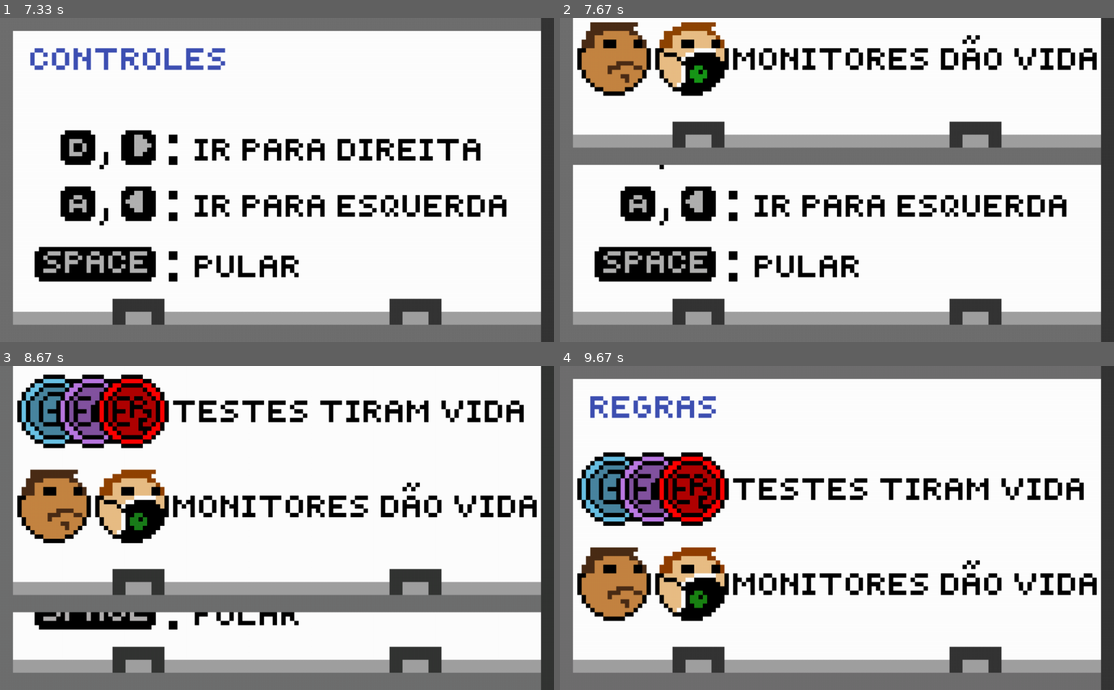
Above: before the commit, frames 1-4 (two rows, left to right).
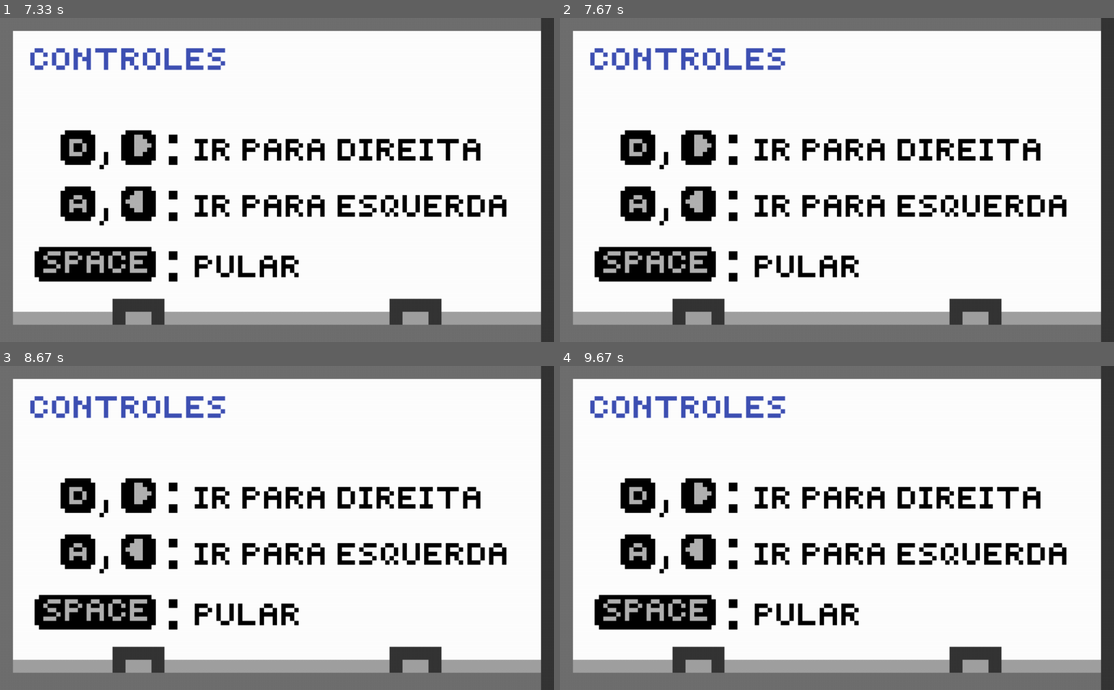
Above: after the commit, the same moments.

Repository: DeLucca990/Projeto_Final_Dsoft
Game: pygame game, started from jogo_pygame.py
Same seed, same stepped clock (60 frames per second), same inputs: the game is played once before the commit and once after it.
Inputs:
- Up to frame 1 (7.33 s): hold Esc 0.33-0.8 s
- Up to frame 2 (7.67 s): no input
- Up to frame 3 (8.67 s): no input
- Up to frame 4 (9.67 s): no input

Frame 1 is identical in both runs. In frame 2, 20% of the frame differs, in the area x 2-98%, y 0-46%; in frame 3, 32%, in the area x 2-98%, y 0-77%; in frame 4, 20%.

Commit message:
aumentando o tempo entre frames (tutorial)

Diff:
--- a/jogo_pygame.py
+++ b/jogo_pygame.py
@@ -103,14 +103,24 @@
                 tutorial=False
     clock.tick(60)
     tempo_entre_img_tut += timer_tut.tick()
-    if tempo_entre_img_tut > 1000:
-        tela_i_tut=pygame.image.load(lista_img_tut[t])
-        window.blit(tela_i_tut,(0,0))
-        pygame.display.update()
-        t += 1
-        tempo_entre_img_tut = 0
-        if t > 16:
-            t = 0
+    if t == 6 or t == 9 or t == 12:
+        if tempo_entre_img_tut > 4000:
+            tela_i_tut=pygame.image.load(lista_img_tut[t])
+            window.blit(tela_i_tut,(0,0))
+            pygame.display.update()
+            t += 1
+            tempo_entre_img_tut = 0
+            if t > 16:
+                t = 0
+    if t != 6 and t != 9 and t != 12:
+        if tempo_entre_img_tut > 1000:
+            tela_i_tut=pygame.image.load(lista_img_tut[t])
+            window.blit(tela_i_tut,(0,0))
+            pygame.display.update()
+            t += 1
+            tempo_entre_img_tut = 0
+            if t > 16:
+                t = 0
 
 #Tela seleção de personagem:
 tempo_entre_img_sel = 0
